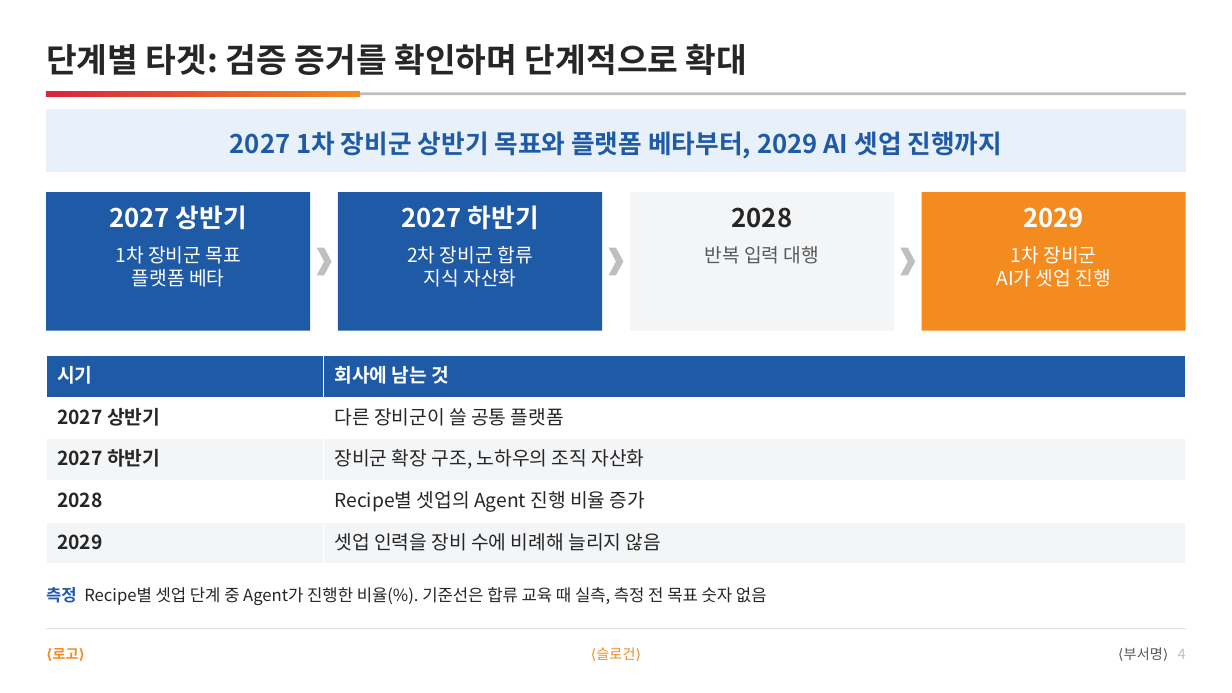
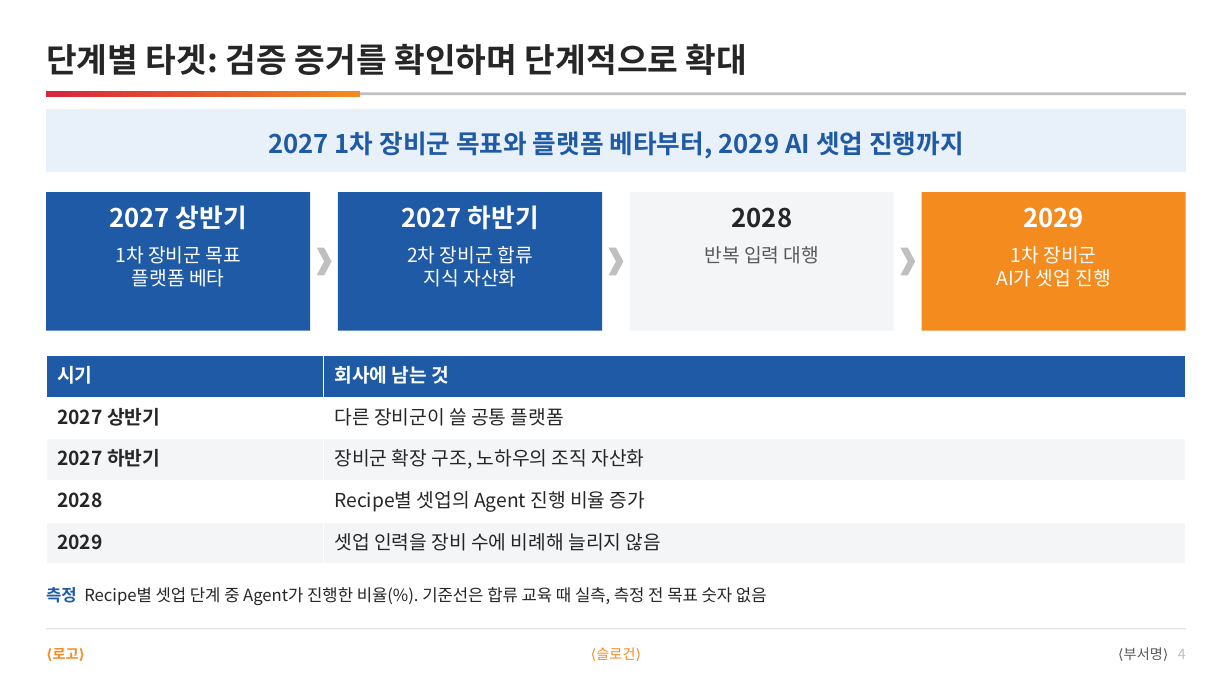
Before and after one commit to DarrenKoi/pm_notes, a slide deck: slide 4 of my-task/arc-tf/deliverables/arc-tf-exec-summary.pptx. Drawn at 1232x693 pixels with LibreOffice and Linux fonts; fonts in the diff are those of the drawing. Boxes give left, top, right and bottom in pixels: in the first picture for what was removed or moved away, otherwise in the second. Text is boxed around its words. In the diff, an @@ line names an element or a change of style, - is before the commit and + after.

```diff
--- a/my-task/arc-tf/deliverables/arc-tf-exec-summary.pptx
+++ b/my-task/arc-tf/deliverables/arc-tf-exec-summary.pptx
@@ text at [268,131,964,159]: text changed @@
-2027 1차 장비군 상반기 목표와 플랫폼 베타부터, 2029 AI 셋업 진행까지
+2027 1차 장비군 목표와 플랫폼 베타부터, 2029 AI 셋업 진행까지
```
Also in this commit, not shown: 2 other slides changed, 13 other files.
